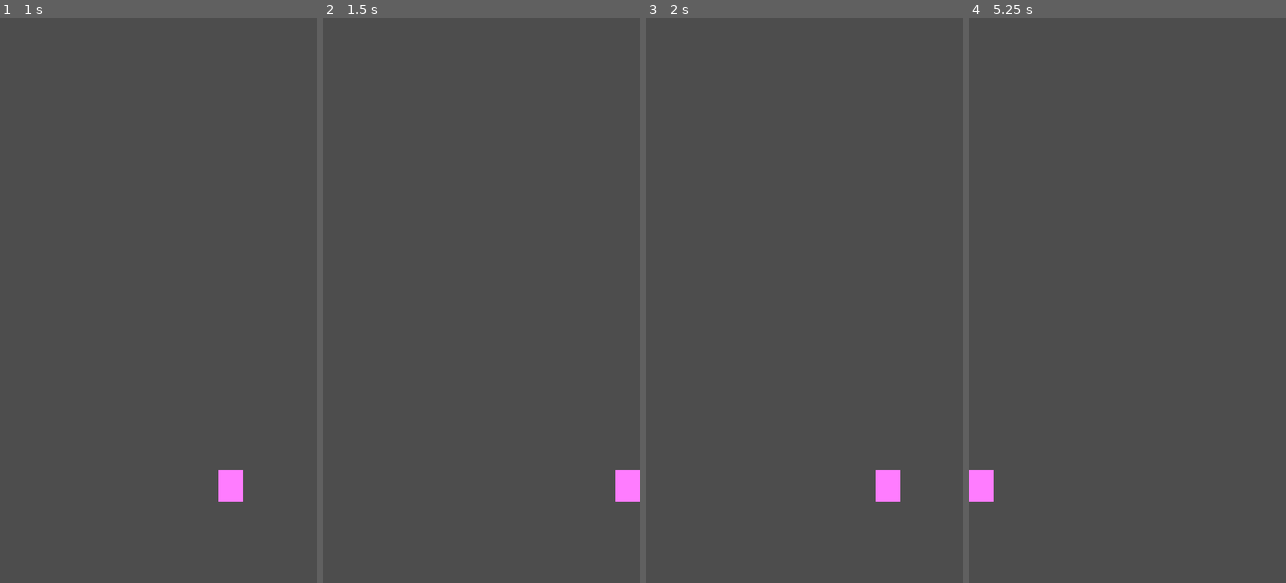
Above: before the commit, frames 1-4 (left to right).
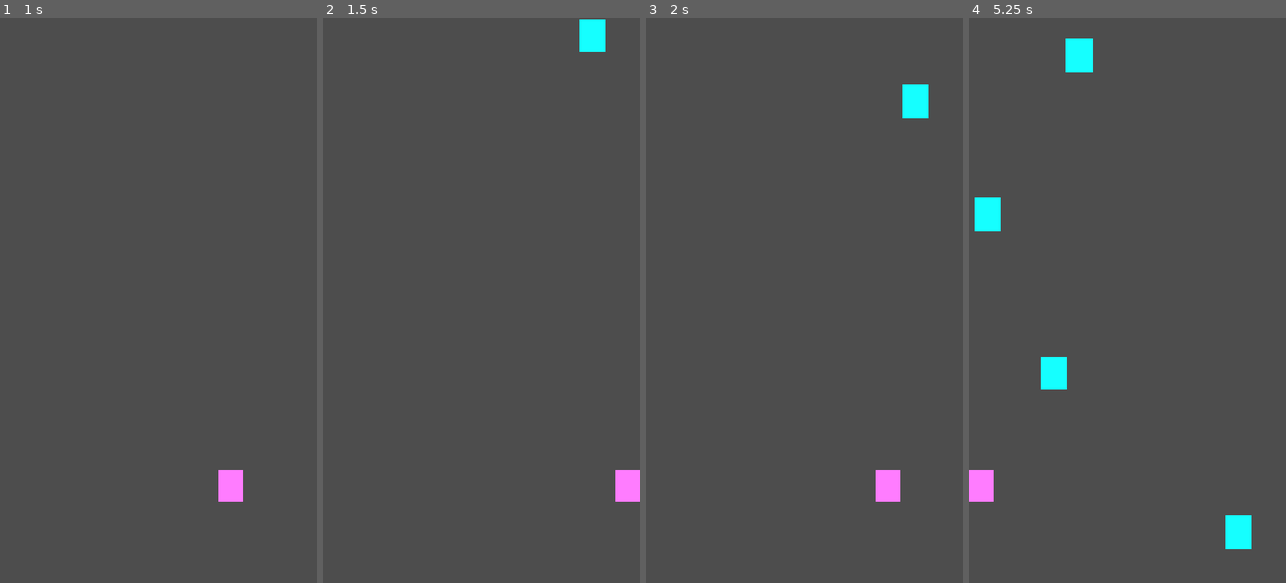
Above: after the commit, the same moments.

Repository: schoibs/futbolrush
Game: Godot game, scene res://scenes/Main.tscn
Two runs of this game, one before a commit and one after it. Both use one fixed random seed, a clock stepped at 60 frames per second and the inputs below.
Inputs:
- Up to frame 1 (1 s): tap Enter at 0.5 s; hold D (move_right) from 0.53 s (still down)
- Up to frame 2 (1.5 s): release D (move_right) at 1.28 s; hold A (move_left) from 1.28 s (still down)
- Up to frame 3 (2 s): keep holding A (move_left)
- Up to frame 4 (5.25 s): release A (move_left) at 2.03 s; hold D (move_right) 2.03-3.53 s; hold A (move_left) from 3.53 s (still down)

Frame 1 is identical in both runs. In frame 2, 0.5% of the frame differs, in the area x 80-90%, y 0-6%; in frame 3, 0.5%; in frame 4, 2.0%, in the area x 1-90%, y 3-94%.

Commit message:
Spawn defenders and collision

Diff:
--- a/scenes/Defender.tscn
+++ b/scenes/Defender.tscn
@@ -1,6 +1,16 @@
 [gd_scene format=3 uid="uid://7rldpgul5fa7"]
 
-[ext_resource type="Script" uid="uid://v5kwvuf0ujmi" path="res://scripts/defender.gd" id="1_5groj"]
+[ext_resource type="Script" uid="uid://v5kwvuf0ujmi" path="res://scripts/defender.gd" id="1_r2g7j"]
+
+[sub_resource type="RectangleShape2D" id="RectangleShape2D_r2g7j"]
+size = Vector2(52, 68)
 
 [node name="Defender" type="Area2D" unique_id=677360749]
-script = ExtResource("1_5groj")
+script = ExtResource("1_r2g7j")
+
+[node name="BodyVisual" type="Polygon2D" parent="." unique_id=986199211]
+color = Color(0.08235294, 1, 1, 1)
+polygon = PackedVector2Array(-30, -38, 30, -38, 30, 38, -30, 38)
+
+[node name="CollisionShape2D" type="CollisionShape2D" parent="." unique_id=1089553341]
+shape = SubResource("RectangleShape2D_r2g7j")
--- a/scenes/Main.tscn
+++ b/scenes/Main.tscn
@@ -2,16 +2,20 @@
 
 [ext_resource type="Script" uid="uid://bcbopnul0ki3" path="res://scripts/main.gd" id="1_0bbpv"]
 [ext_resource type="PackedScene" uid="uid://cscf5bakdqsuk" path="res://scenes/Player.tscn" id="2_rarhs"]
+[ext_resource type="PackedScene" uid="uid://7rldpgul5fa7" path="res://scenes/Defender.tscn" id="2_vcsgt"]
 [ext_resource type="PackedScene" uid="uid://chcyw0xdtldhm" path="res://scenes/HUD.tscn" id="3_vcsgt"]
 
 [node name="Main" type="Node2D" unique_id=593698997]
 script = ExtResource("1_0bbpv")
+defender_scene = ExtResource("2_vcsgt")
 
 [node name="PitchBackground" type="Node2D" parent="." unique_id=778941993]
 
 [node name="DefenderContainer" type="Node2D" parent="." unique_id=1849115731]
 
 [node name="SpawnTimer" type="Timer" parent="." unique_id=183238481]
+wait_time = 1.2
+autostart = true
 
 [node name="ScoreTimer" type="Timer" parent="." unique_id=874616213]
 
@@ -19,3 +23,5 @@
 position = Vector2(360, 1060)
 
 [node name="HUD" parent="." unique_id=506885416 instance=ExtResource("3_vcsgt")]
+
+[connection signal="timeout" from="SpawnTimer" to="." method="_on_spawn_timer_timeout"]
--- a/scripts/defender.gd
+++ b/scripts/defender.gd
@@ -2,4 +2,19 @@
 
 signal hit_player
 
-var speed := 300.0
+@export var speed := 300.0
+@export var half_height := 38.0
+
+func _ready() -> void:
+	area_entered.connect(_on_area_entered)
+
+func _physics_process(delta: float) -> void:
+	position.y += speed * delta
+
+	var viewport_height := get_viewport_rect().size.y
+	if position.y - half_height > viewport_height:
+		queue_free()
+
+func _on_area_entered(area: Area2D) -> void:
+	if area.is_in_group("player"):
+		hit_player.emit()
--- a/scripts/main.gd
+++ b/scripts/main.gd
@@ -1,4 +1,42 @@
 extends Node2D
 
+@export var defender_scene: PackedScene
+@export var defender_speed := 300.0
+@export var defender_half_width := 30.0
+@export var defender_start_y := -50.0
+
+@onready var defender_container: Node2D = $DefenderContainer
+@onready var spawn_timer: Timer = $SpawnTimer
+@onready var player: Area2D = $Player
+
+var is_game_over := false
+
 func _ready() -> void:
-	print("Hello World This is FutbolRush!!!")
+	randomize()
+	spawn_timer.timeout.connect(_on_spawn_timer_timeout)
+
+func _on_spawn_timer_timeout() -> void:
+	if is_game_over:
+		return
+
+	spawn_defender()
+
+func spawn_defender() -> void:
+	var defender = defender_scene.instantiate()
+	defender.speed = defender_speed
+
+	var viewport_width := get_viewport_rect().size.x
+	var spawn_x := randf_range(defender_half_width, viewport_width - defender_half_width)
+	defender.position = Vector2(spawn_x, defender_start_y)
+
+	defender.hit_player.connect(_on_defender_hit_player)
+	defender_container.add_child(defender)
+
+func _on_defender_hit_player() -> void:
+	if is_game_over:
+		return
+
+	is_game_over = true
+	spawn_timer.stop()
+	player.set_physics_process(false)
+	print("Game Over")
--- a/scripts/player.gd
+++ b/scripts/player.gd
@@ -8,6 +8,9 @@
 @export var half_width := 28.0
 
 var velocity_x := 0.0
+
+func _ready() -> void:
+	add_to_group("player")
 
 func _physics_process(delta: float) -> void:
 	var direction := Input.get_axis("move_left", "move_right")
